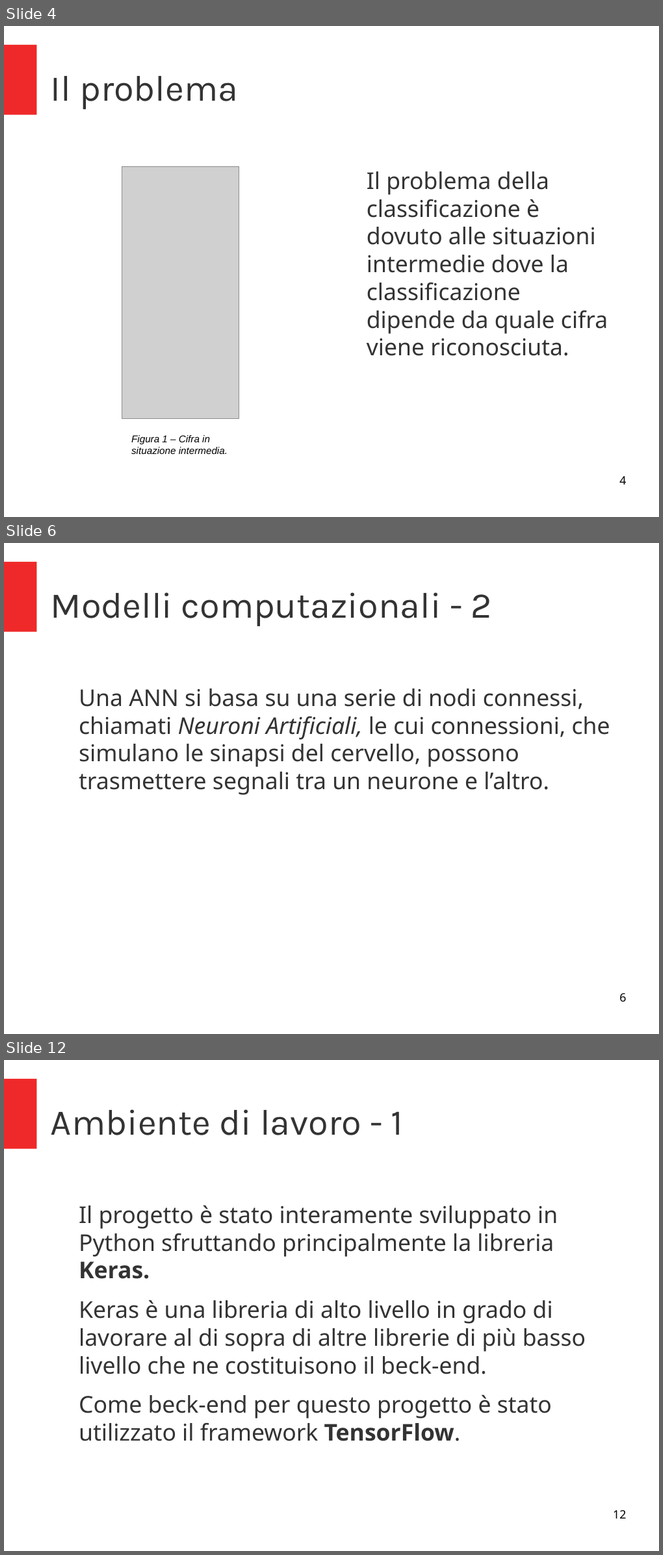
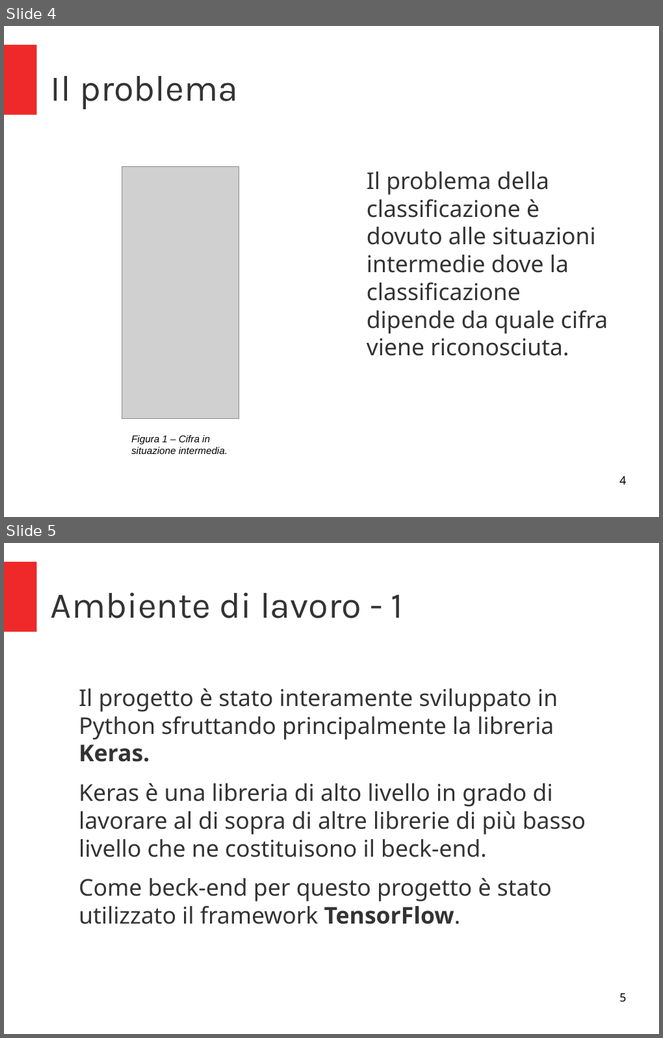
Before and after one commit to micheleFraccaroli/Progetto_IA, a slide deck: Presentazione/Press.odp. Shown one above the other, each under a label of ours: slides 4, 6 and 12 before the commit, slides 4 and 5 after it; the slides between them are not shown. The pictures are 663x1555 and 663x1038 pixels, drawn with LibreOffice and Linux fonts; fonts in the diff are those of the drawing; grey boxes stand for pictures. Boxes give left, top, right and bottom in pixels: in the first picture for what was removed or moved away, otherwise in the second. Text is boxed around its words. In the diff, an @@ line names an element or a change of style, - is before the commit and + after.

```diff
--- a/Presentazione/Press.odp
+++ b/Presentazione/Press.odp
@@ slide 6 removed at (4, 543, 659, 1034), background #FFFFFF; not listed: 1 template element that a slide beside it also shows @@
@@ title removed at (51, 592, 492, 626) @@
-Modelli computazionali - 2
@@ text removed at (79, 689, 610, 795) @@
-Una ANN si basa su una serie di nodi connessi, chiamati Neuroni Artificiali, le cui connessioni, che simulano le sinapsi del cervello, possono trasmettere segnali tra un neurone e l’altro.
@@ page number removed at (620, 993, 626, 1003) @@
-6
@@ what was slide 12 is now slide 5 @@
@@ page number at (620, 993, 626, 1003): text changed @@
-12
+5
```
Also in this commit, not shown: 8 slides changed, 1 slide added, 6 other slides removed, 2 other files.
